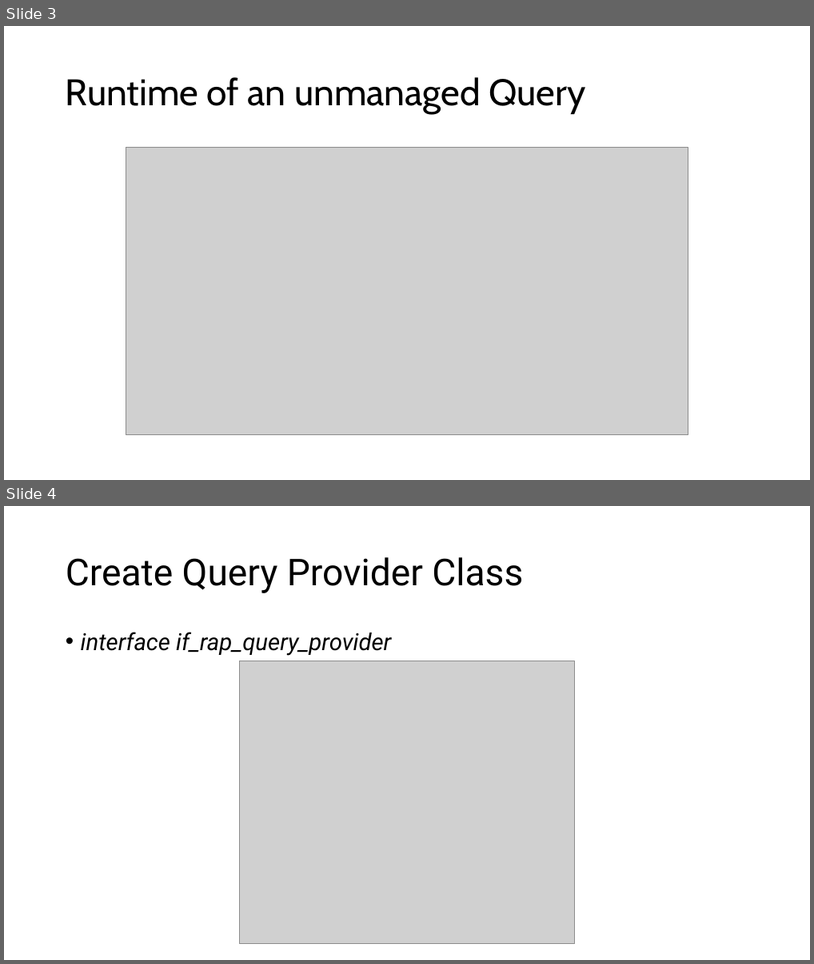
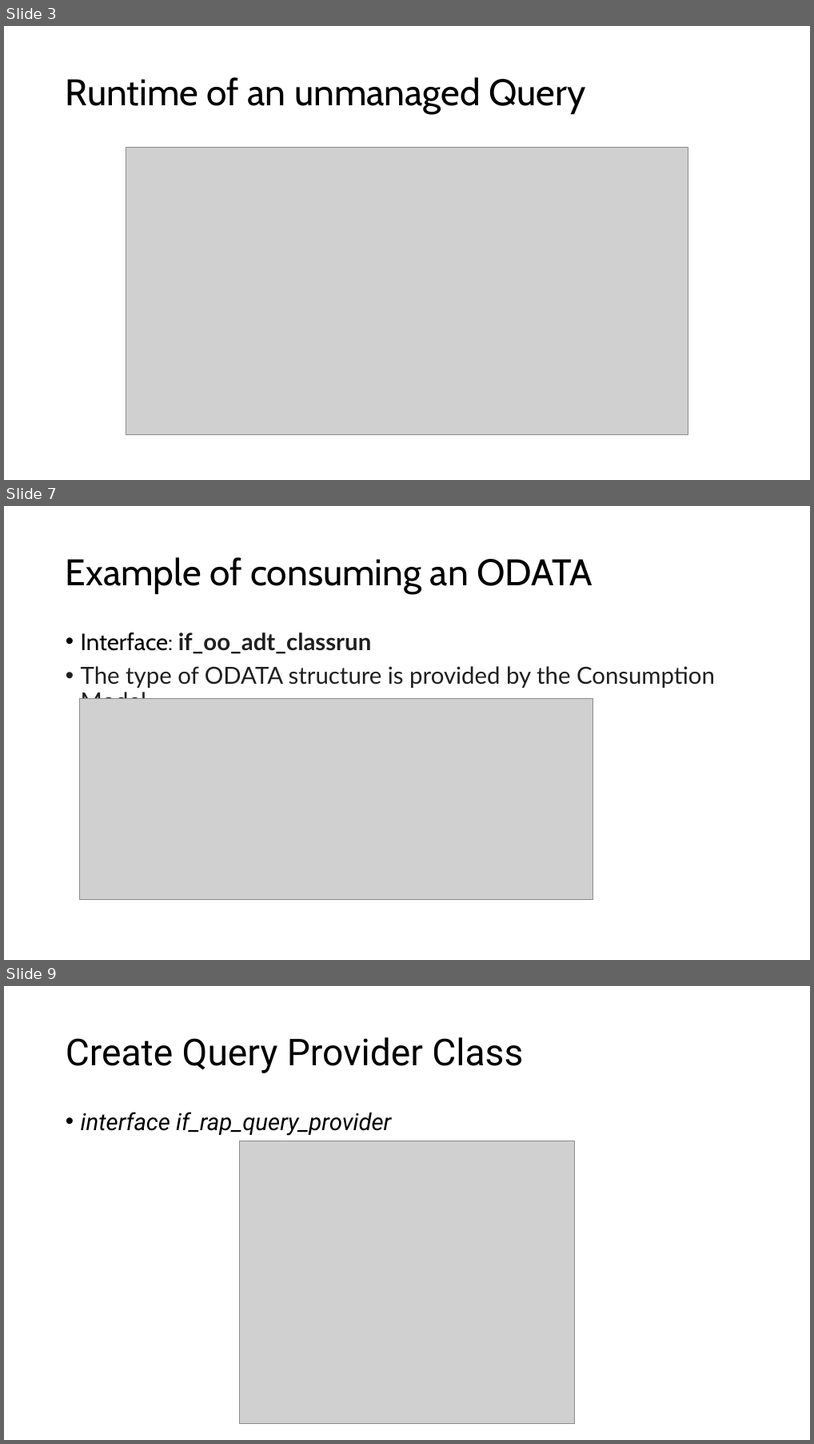
Before and after one commit to DevelopmentBvise/Schulung, a slide deck: RAP Unmanaged Query/UnmanagedQuery.pptx. Shown one above the other, each under a label of ours: slides 3 and 4 before the commit, slides 3, 7 and 9 after it; the slides between them are not shown. The pictures are 814x964 and 814x1444 pixels, drawn with LibreOffice and Linux fonts; fonts in the diff are those of the drawing; grey boxes stand for pictures. Boxes give left, top, right and bottom in pixels: in the first picture for what was removed or moved away, otherwise in the second. Text is boxed around its words. In the diff, an @@ line names an element or a change of style, - is before the commit and + after.

```diff
--- a/RAP Unmanaged Query/UnmanagedQuery.pptx
+++ b/RAP Unmanaged Query/UnmanagedQuery.pptx
@@ slide 7 added at (4,506,810,960), background #FFFFFF @@
@@ title added at (66,557,593,594), 44 pt, text #000000 @@
+Example of consuming an ODATA
@@ text added at (81,632,715,699), 28 pt, text #1F1F1F @@
+• Interface: if_oo_adt_classrun
+• The type of ODATA structure is provided by the Consumption Model.
@@ picture added at (79,698,594,900) @@
@@ what was slide 4 is now slide 9 @@
```
Also in this commit, not shown: 6 other slides added, 1 slide removed, 1 other file.
